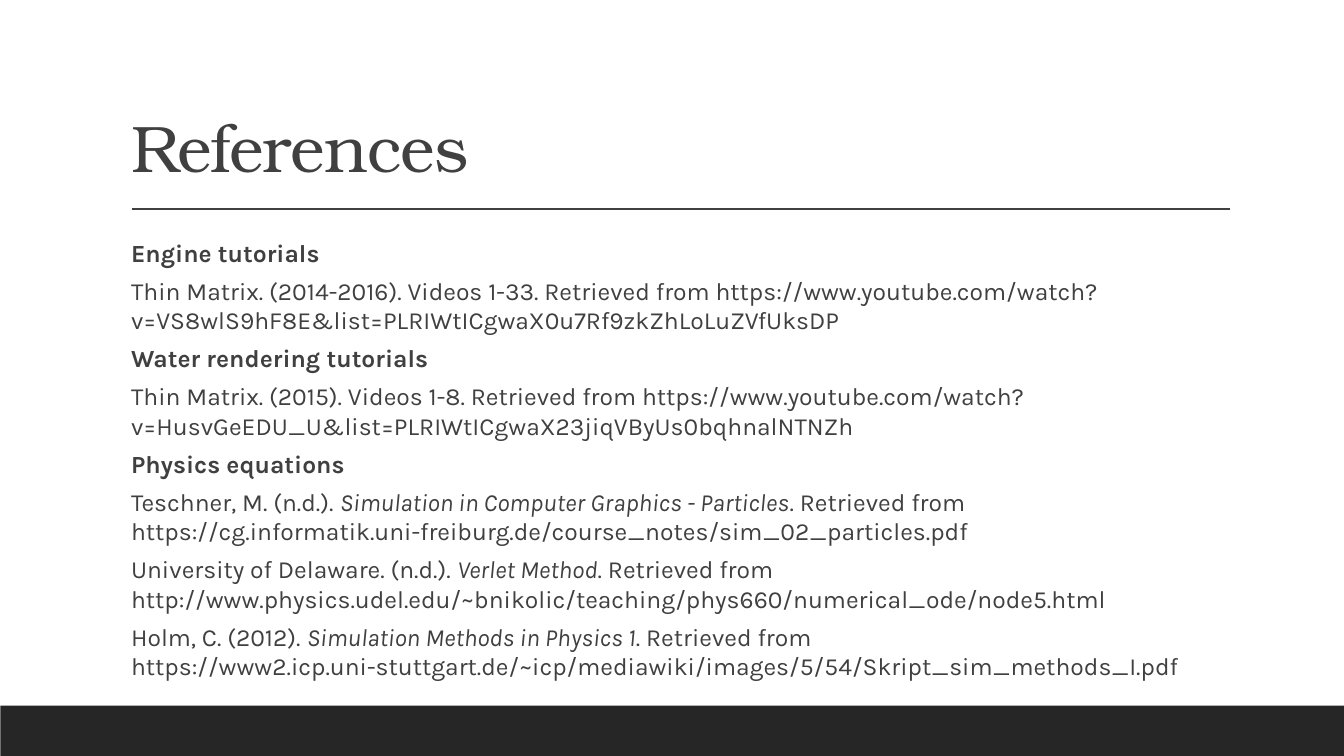
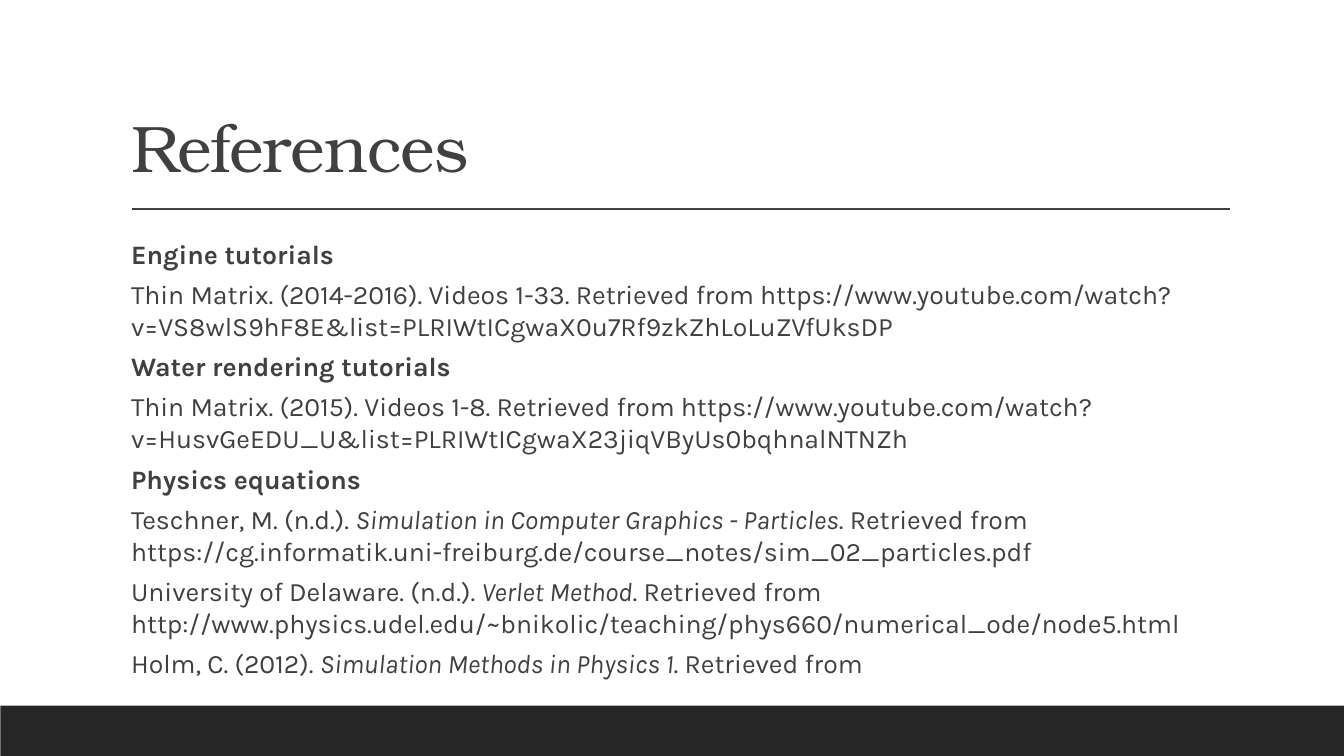
Before and after one commit to renesteeman/Project1-2_Group4, a slide deck: slide 18 of Crazy Putting phase 2.pptx. Drawn at 1344x756 pixels with LibreOffice and Linux fonts; fonts in the diff are those of the drawing. Boxes give left, top, right and bottom in pixels: in the first picture for what was removed or moved away, otherwise in the second. Text is boxed around its words. In the diff, an @@ line names an element or a change of style, - is before the commit and + after.

```diff
--- a/Crazy Putting phase 2.pptx
+++ b/Crazy Putting phase 2.pptx
@@ text at (x1=131, y1=245, x2=1179, y2=640): size 17.6 to 19 pt @@
@@ text at (x1=131, y1=654, x2=863, y2=680): text changed; size 17.6 to 19 pt @@
-  Holm, C. (2012). Simulation Methods in Physics 1. Retrieved from https://www2.icp.uni-stuttgart.de/~icp/mediawiki/images/5/54/Skript_sim_methods_I.pdf
+  Holm, C. (2012). Simulation Methods in Physics 1. Retrieved from
```
Also in this commit, not shown: 4 other slides changed.
